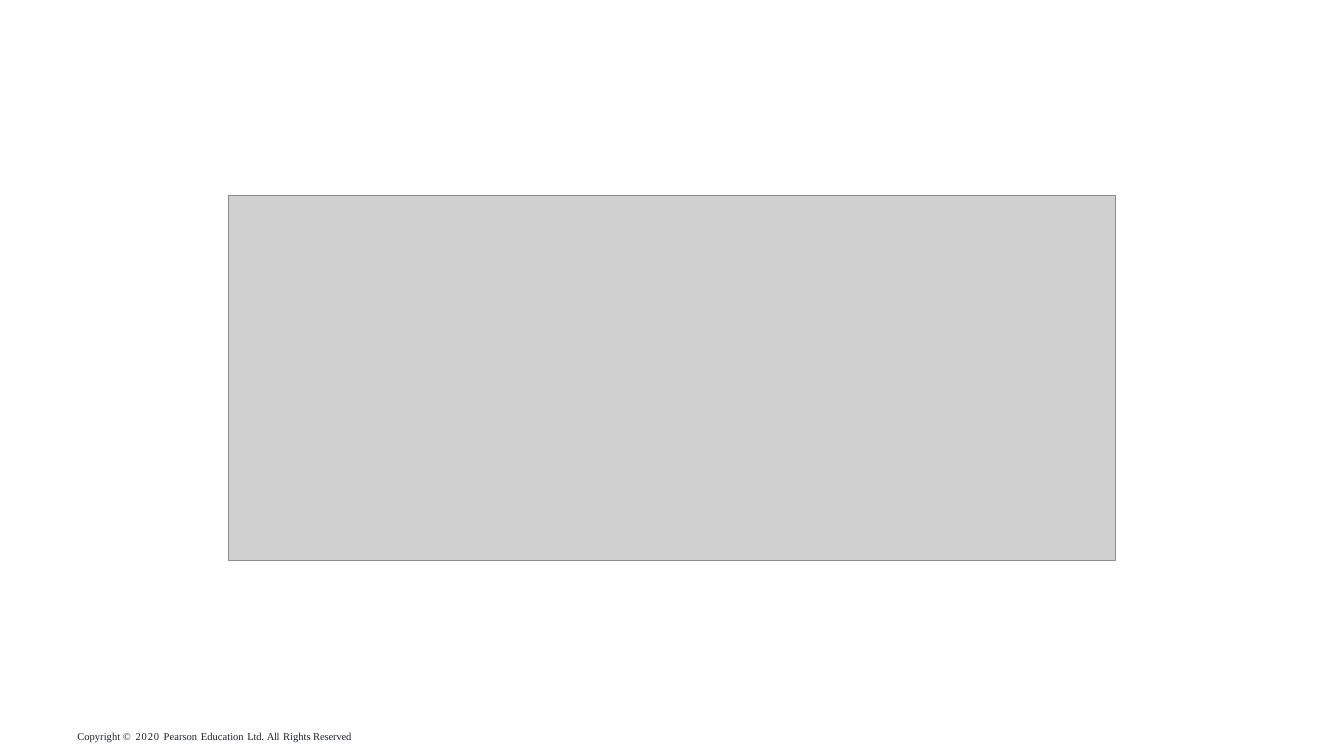
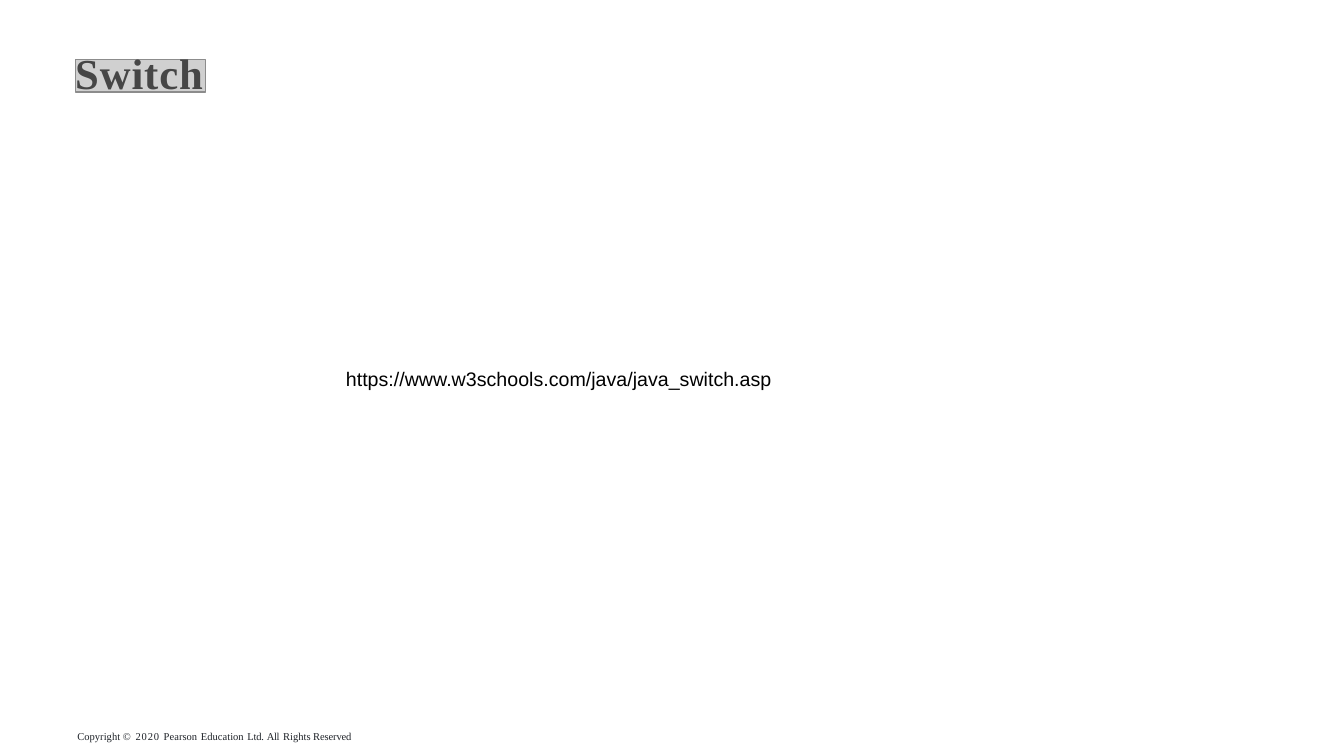
Before and after one commit to xiaoleibi/DMU26, a slide deck: slide 30 of ppt/Uge39_Selection.pptx (slide 10 before the commit). Drawn at 1344x756 pixels with LibreOffice and Linux fonts; fonts in the diff are those of the drawing; grey boxes stand for pictures. Boxes give left, top, right and bottom in pixels: in the first picture for what was removed or moved away, otherwise in the second. Text is boxed around its words. In the diff, an @@ line names an element or a change of style, - is before the commit and + after.

```diff
--- a/ppt/Uge39_Selection.pptx
+++ b/ppt/Uge39_Selection.pptx
@@ text added at bbox=[75, 55, 203, 97], 30.5 pt, text #464646, bold @@
+Switch
@@ picture added at bbox=[76, 59, 206, 92] @@
@@ picture removed at bbox=[228, 196, 1116, 561] @@
@@ text added at bbox=[346, 371, 771, 390], 14 pt, text #000000 @@
+https://www.w3schools.com/java/java_switch.asp
```
Also in this commit, not shown: 14 other slides changed, 3 slides added, 7 slides removed.
